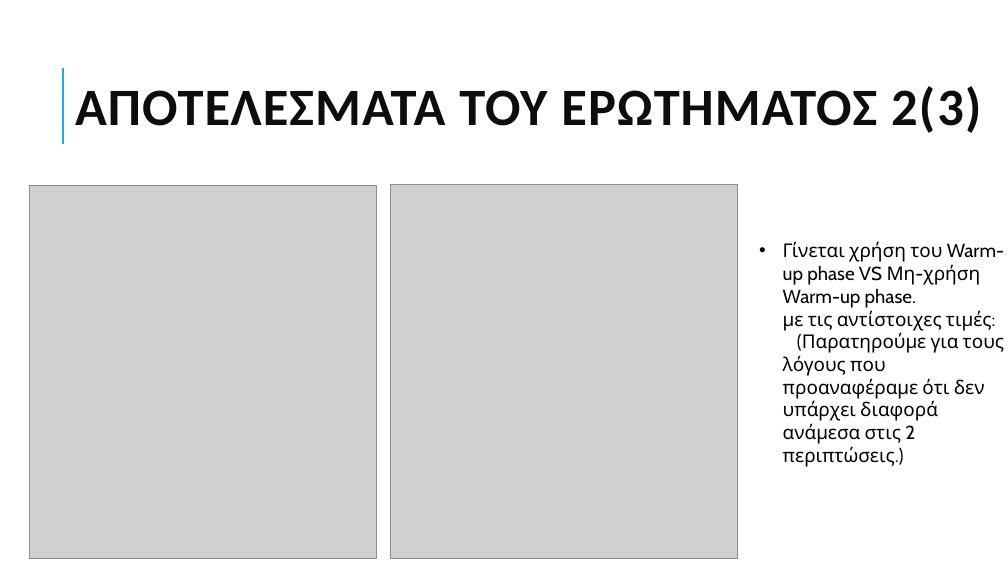
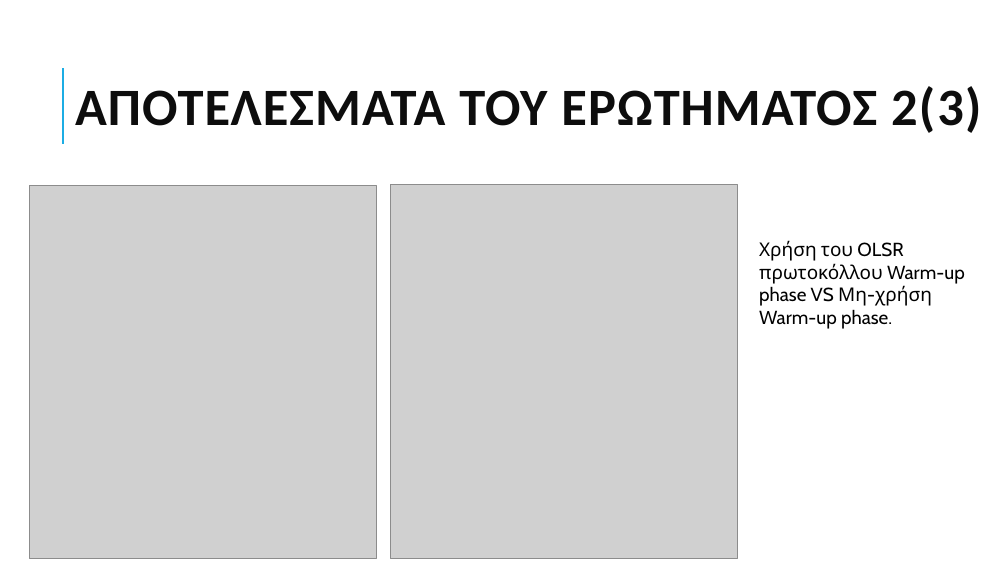
Before and after one commit to grgmyl/Ns3Project, a slide deck: slide 12 of Presentations/Ns-3_presentation_F.pptx. Drawn at 1008x567 pixels with LibreOffice and Linux fonts; fonts in the diff are those of the drawing; grey boxes stand for pictures. Boxes give left, top, right and bottom in pixels: in the first picture for what was removed or moved away, otherwise in the second. Text is boxed around its words. In the diff, an @@ line names an element or a change of style, - is before the commit and + after.

```diff
--- a/Presentations/Ns-3_presentation_F.pptx
+++ b/Presentations/Ns-3_presentation_F.pptx
@@ text at [759,240,965,329]: text changed @@
-• Γίνεται χρήση του Warm-up phase VS Μη-χρήση
-  Warm-up phase.
-  με τις αντίστοιχες τιμές:
-  (Παρατηρούμε για τους λόγους που προαναφέραμε ότι δεν υπάρχει διαφορά
-  ανάμεσα στις 2 περιπτώσεις.)
+Χρήση του OLSR πρωτοκόλλου Warm-up phase VS Μη-χρήση Warm-up phase.
```
Also in this commit, not shown: 2 other slides changed, 1 slide added.
